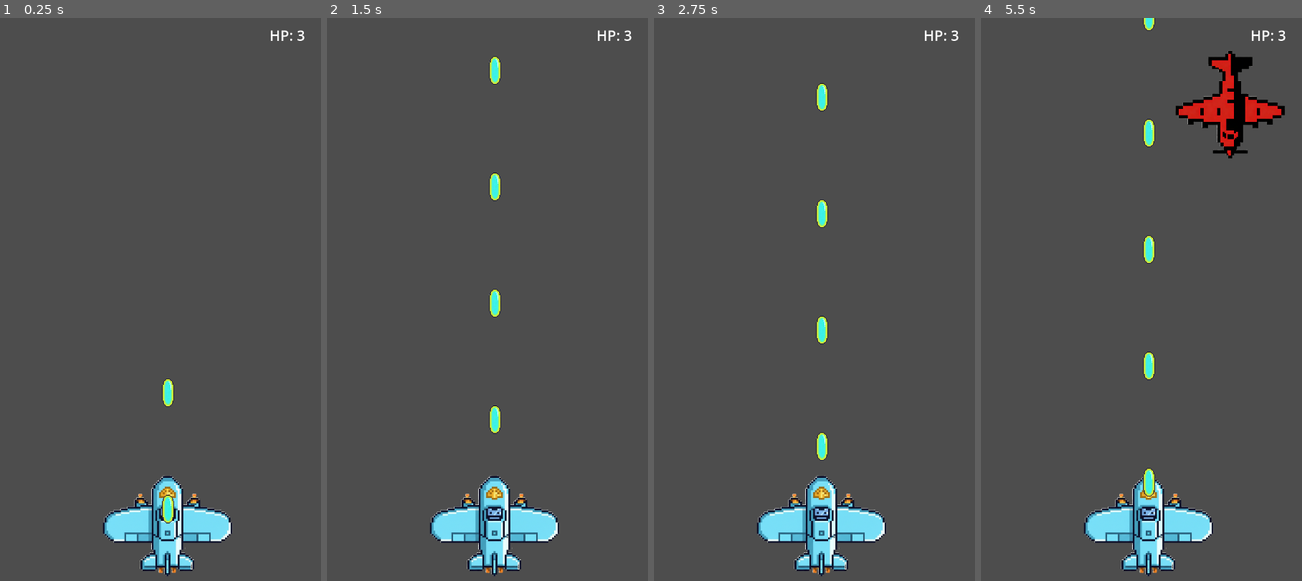
Above: before the commit, frames 1-4 (left to right).
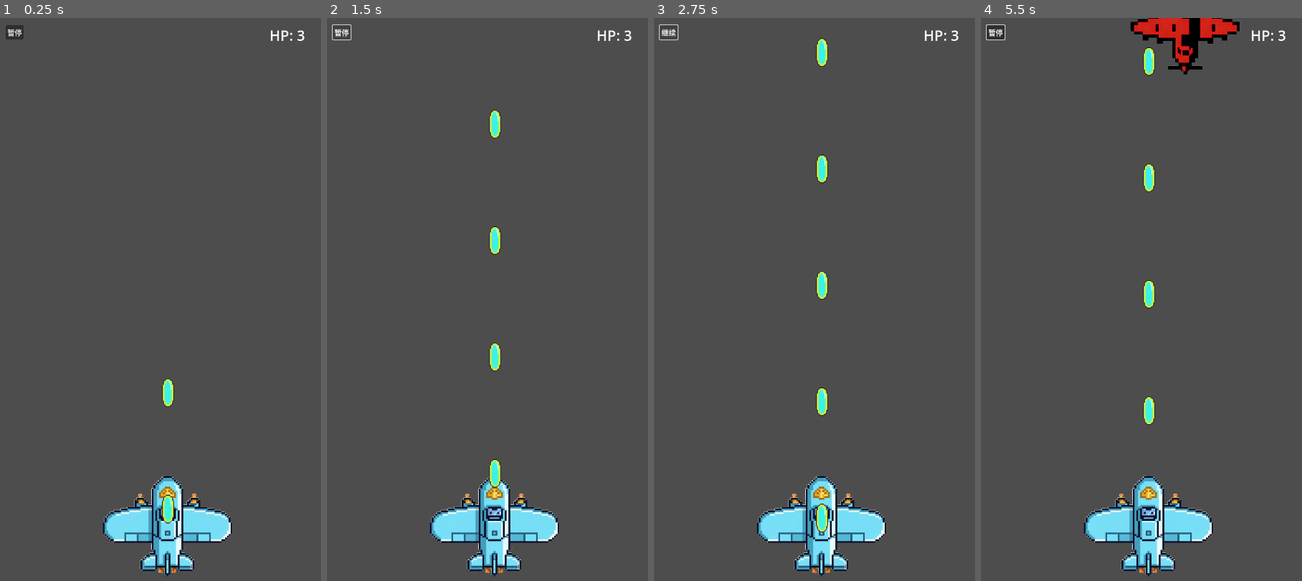
Above: after the commit, the same moments.

Repository: qingzhixing/plane-war
Game: Godot game, scene res://scenes/Main.tscn
The game is run twice, just before and just after one commit, with the same random seed, the same clock (stepped at 60 frames per second) and the same inputs.
Inputs (mouse positions are in pixels of both pictures, inside the frame that each line leads up to):
- Up to frame 1 (0.25 s): no input
- Up to frame 2 (1.5 s): click (343, 34) at 0.5 s, where only the run after the commit has a clickable "暂停"; click (343, 34) at 1.25 s, where only the run after the commit has a clickable "继续"
- Up to frame 3 (2.75 s): click (670, 34) at 2 s, where only the run after the commit has a clickable "暂停"
- Up to frame 4 (5.5 s): click (997, 34) at 2.75 s, where only the run after the commit has a clickable "继续"; click (997, 34) at 3.5 s, where only the run after the commit has a clickable "暂停"; click (997, 34) at 4.25 s, where only the run after the commit has a clickable "继续"; move the mouse to (1212, 276) at 5.02 s; click (1212, 276) at 5.17 s

The runs differ from the first frame. In frame 1, 0.1% of the frame differs, in the area x 1-8%, y 1-4%; in frame 2, 1.4%; in frame 3, 1.5%; in frame 4, 5.6%, in the area x 1-95%, y 0-85%.

Commit message:
🎮 ADD: Implement pause button functionality in HUD for game state management

Diff:
--- a/scenes/Main.tscn
+++ b/scenes/Main.tscn
@@ -42,6 +42,12 @@
 offset_bottom = 52.0
 text = "HP: 3"
 horizontal_alignment = 2
+
+[node name="PauseButton" type="Button" parent="HUD/Root"]
+layout_mode = 0
+offset_left = 16.0
+offset_top = 16.0
+text = "暂停"
 
 [node name="GameOver" type="CanvasLayer" parent="."]
 process_mode = 3
--- a/scripts/hud.gd
+++ b/scripts/hud.gd
@@ -4,6 +4,8 @@
 
 var _player: Node = null
 var _label: Label
+var _pause_button: Button
+var _is_paused: bool = false
 
 func _ready() -> void:
 	if player_path != NodePath(""):
@@ -13,6 +15,12 @@
 	_label = $Root/HpLabel
 	_label.mouse_filter = Control.MOUSE_FILTER_IGNORE
 	_label.add_theme_font_size_override("font_size", 32)
+
+	# 暂停按钮：始终可点，用于切换树的暂停状态
+	_pause_button = $Root/PauseButton
+	# 按钮需要拦截鼠标事件，保持默认（STOP），否则点不到
+	_pause_button.pressed.connect(_on_pause_button_pressed)
+	_update_pause_button_text()
 
 func _process(_delta: float) -> void:
 	if not is_instance_valid(_player):
@@ -27,3 +35,16 @@
 			_label.text = "HP: %d" % hp
 	else:
 		_label.text = "HP: ?"
+
+
+func _on_pause_button_pressed() -> void:
+	_is_paused = not _is_paused
+	get_tree().paused = _is_paused
+	_update_pause_button_text()
+
+
+func _update_pause_button_text() -> void:
+	if _is_paused:
+		_pause_button.text = "继续"
+	else:
+		_pause_button.text = "暂停"
